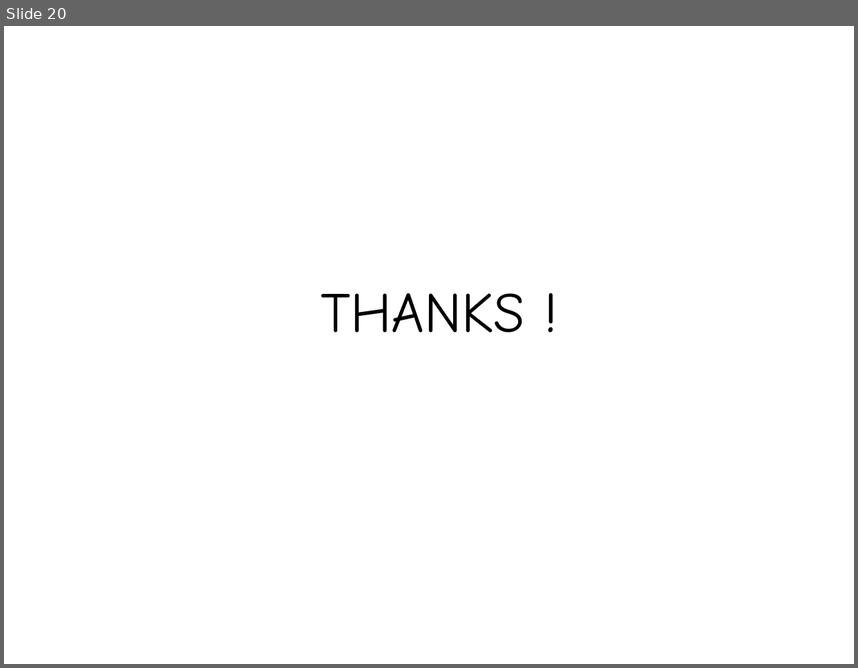
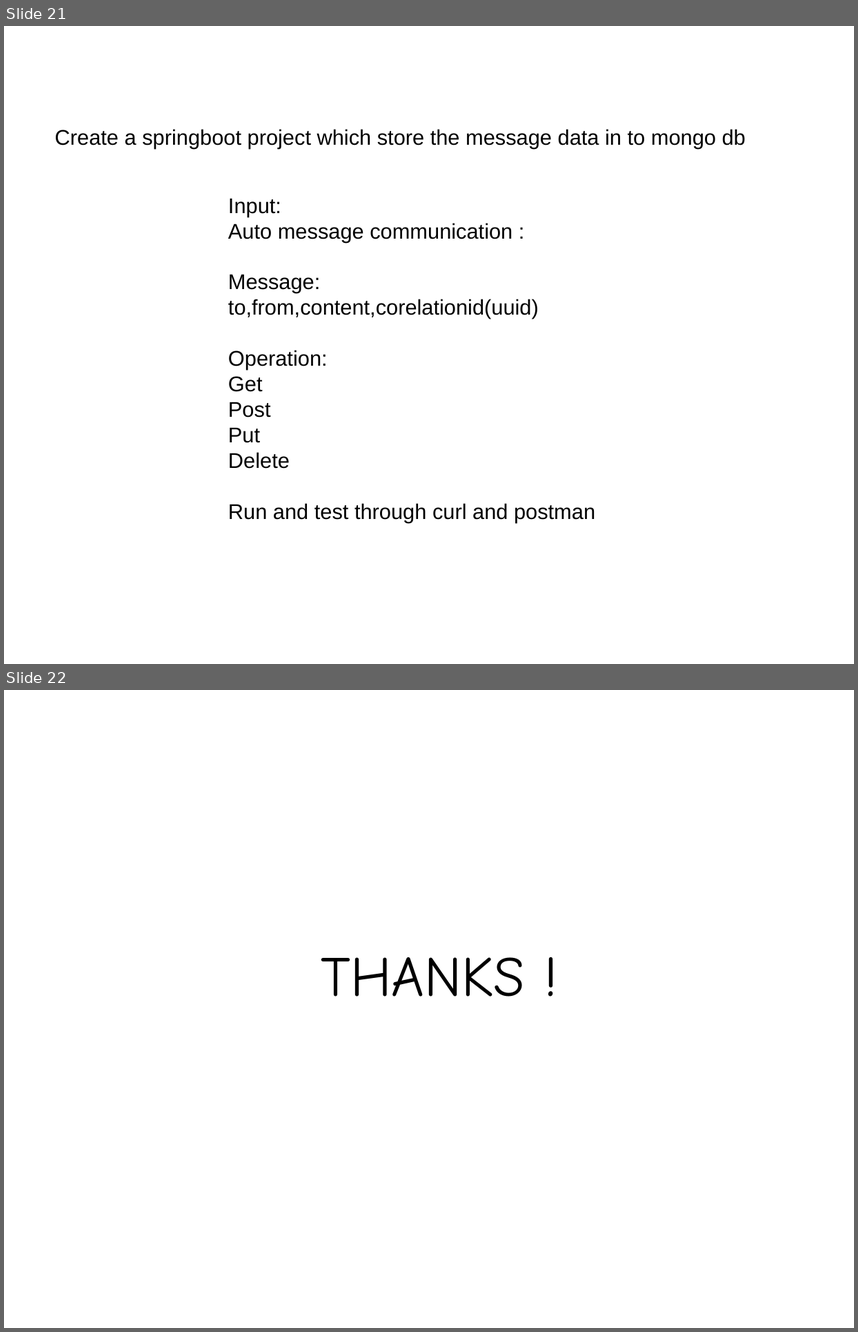
Before and after one commit to falcon-sky/tcs_microservice_training, a slide deck: Day3/spring-boot-database.pptx. Shown one above the other, each under a label of ours: slide 20 before the commit, slides 21 and 22 after it. The pictures are 858x668 and 858x1332 pixels, drawn with LibreOffice and Linux fonts; fonts in the diff are those of the drawing. Boxes give left, top, right and bottom in pixels: in the first picture for what was removed or moved away, otherwise in the second. Text is boxed around its words. In the diff, an @@ line names an element or a change of style, - is before the commit and + after.

```diff
--- a/Day3/spring-boot-database.pptx
+++ b/Day3/spring-boot-database.pptx
@@ slide 21 added at (4,26,854,664), background #FFFFFF @@
@@ text added at (55,129,746,149), 18 pt, text #000000 @@
+Create a springboot project which store the message data in to mongo db
@@ text added at (228,198,595,523), 18 pt, text #000000 @@
+Input:
+Auto message communication :
+Message: to,from,content,corelationid(uuid)
+Operation:
+Get
+Post
+Put
+Delete
+Run and test through curl and postman
@@ what was slide 20 is now slide 22 @@
```
Also in this commit, not shown: 1 slide changed, 1 other slide added.
